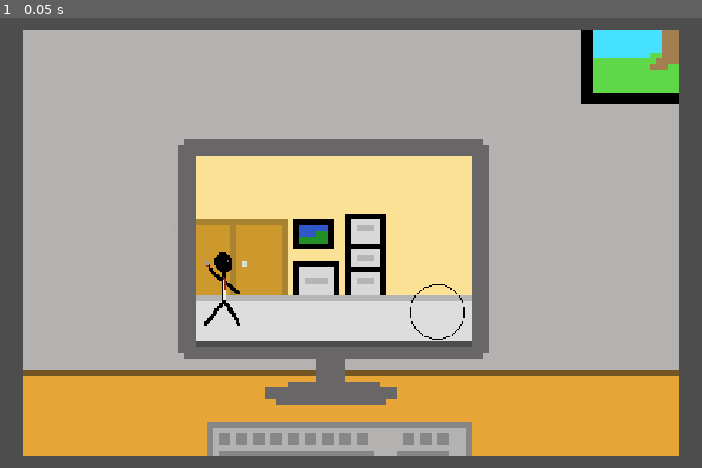
Above: before the commit, frame 1.
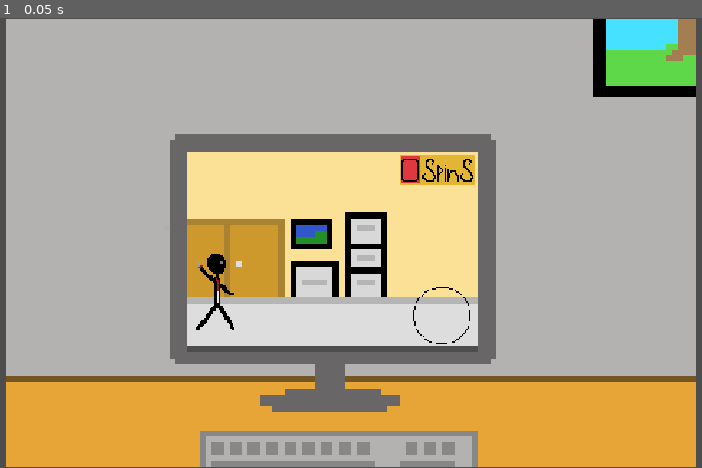
Above: after the commit, the same moment.

Repository: RedR64/first-game-jam-game
Game: Godot game, scene res://scenes/office_background.tscn
Two runs of this game, one before a commit and one after it. Both use one fixed random seed, a clock stepped at 60 frames per second and the inputs below.
Inputs:
- Up to frame 1 (0.05 s): no input

The runs differ from the first frame. In frame 1, 22% of the frame differs, in the area x 0-100%, y 0-100%.

Commit message:
Currency art

Diff:
--- /dev/null
+++ b/scenes/currency.tscn
@@ -0,0 +1,15 @@
+[gd_scene format=3 uid="uid://c5lwn5rcojm4i"]
+
+[ext_resource type="Texture2D" uid="uid://du3psjqudtt8a" path="res://art/totalSpins.png" id="1_1abxn"]
+[ext_resource type="Texture2D" uid="uid://qnrbenus2rgr" path="res://art/0.png" id="2_hqq6v"]
+
+[node name="Node2D" type="Node2D" unique_id=1006379482]
+scale = Vector2(0.25, 0.25)
+
+[node name="Spins" type="Sprite2D" parent="." unique_id=2068303661]
+position = Vector2(25, -10)
+texture = ExtResource("1_1abxn")
+
+[node name="Number" type="Sprite2D" parent="Spins" unique_id=1019404831]
+position = Vector2(-18, 0)
+texture = ExtResource("2_hqq6v")
--- a/scenes/office_background.tscn
+++ b/scenes/office_background.tscn
@@ -4,8 +4,10 @@
 [ext_resource type="PackedScene" uid="uid://faylk7opc2la" path="res://scenes/game_background.tscn" id="2_vrc0d"]
 [ext_resource type="PackedScene" uid="uid://b0qderlc7v00a" path="res://scenes/node_2d.tscn" id="3_27dai"]
 [ext_resource type="PackedScene" uid="uid://dykn6aruo5t2d" path="res://scenes/player.tscn" id="4_sbngn"]
+[ext_resource type="PackedScene" uid="uid://c5lwn5rcojm4i" path="res://scenes/currency.tscn" id="5_6wruh"]
 
 [node name="Node2D" type="Node2D" unique_id=488631277]
+scale = Vector2(2, 2)
 
 [node name="Sprite2D" type="Sprite2D" parent="." unique_id=612425115]
 texture = ExtResource("1_x2g4g")
@@ -20,4 +22,7 @@
 position = Vector2(15, 12)
 
 [node name="Camera2D" type="Camera2D" parent="." unique_id=1334982877]
-zoom = Vector2(8.295, 8.295)
+zoom = Vector2(4.36, 4.36)
+
+[node name="Node2D" parent="." unique_id=1006379482 instance=ExtResource("5_6wruh")]
+position = Vector2(8, -9.5)
Binary file added: art/0.png
Not shown, added: art/0.png.import
Binary file added: art/1.png
Not shown, added: art/1.png.import
Binary file added: art/2.png
Not shown, added: art/2.png.import
Binary file added: art/3.png
Not shown, added: art/3.png.import
Binary file added: art/4.png
Not shown, added: art/4.png.import
Binary file added: art/5.png
Not shown, added: art/5.png.import
(and 13 more such lines)
